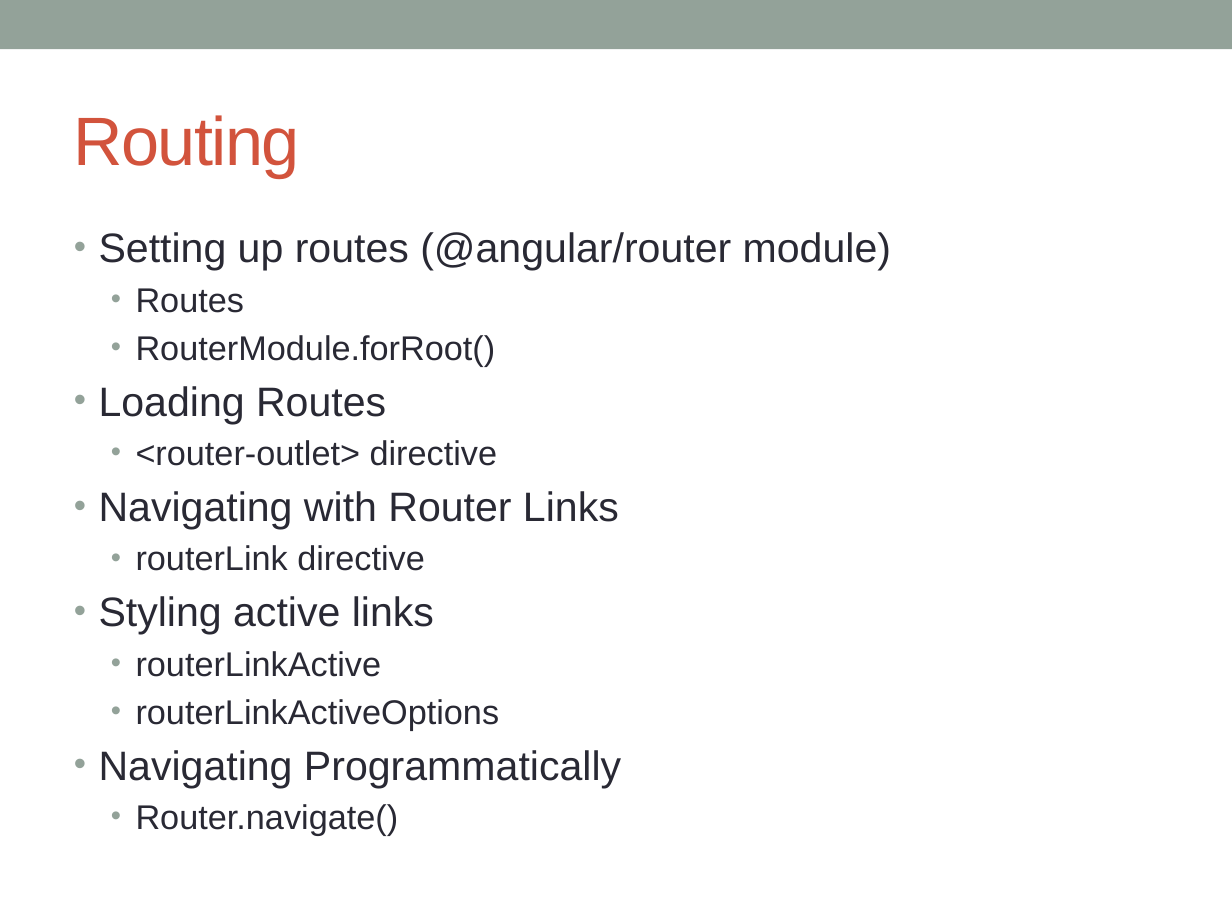
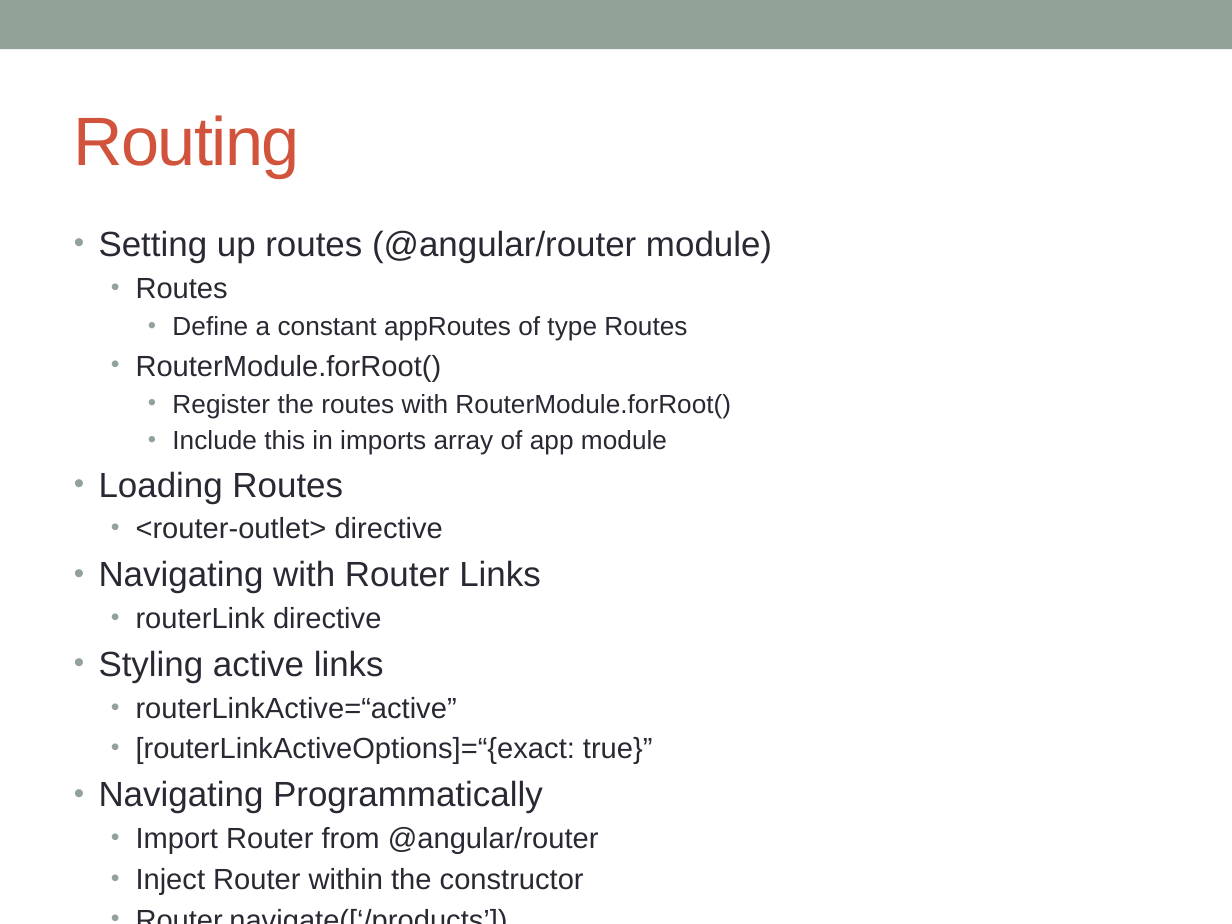
Before and after one commit to naveen-pete/ng-jda-2017-07-05, a slide deck: slide 35 of docs/angular-workshop.pptx (slide 36 before the commit). Drawn at 1232x924 pixels with LibreOffice and Linux fonts; fonts in the diff are those of the drawing. Boxes give left, top, right and bottom in pixels: in the first picture for what was removed or moved away, otherwise in the second. Text is boxed around its words. In the diff, an @@ line names an element or a change of style, - is before the commit and + after.

Commit message:
updates to slide deck

```diff
--- a/docs/angular-workshop.pptx
+++ b/docs/angular-workshop.pptx
@@ text at [99,230,772,813]: size 24 to 20.4 pt in "Setting up routes (@angular/router module)", "Loading Routes", "Navigating with Router Links", "Styling active links" and 1 more places; size 20 to 17 pt in "Routes", "RouterModule.forRoot()", "<router-outlet> directive", "routerLink directive" @@
@@ text at [172,316,687,341]: paragraph added @@
+    • Define a constant appRoutes of type Routes
@@ text at [172,394,731,455]: paragraphs added @@
+    • Register the routes with RouterModule.forRoot()
+    • Include this in imports array of app module
@@ text at [136,697,653,764]: text changed; size 20 to 17 pt @@
-  • routerLinkActive
-  • routerLinkActiveOptions
+  • routerLinkActive=“active”
+  • [routerLinkActiveOptions]=“{exact: true}”
@@ text at [136,827,599,894]: text changed; size 20 to 17 pt @@
-  • Router.navigate()
+  • Import Router from @angular/router
+  • Inject Router within the constructor
+  • Router.navigate([‘/products’])
```
Also in this commit, not shown: 3 other slides changed, 1 slide removed, 2 other files.
